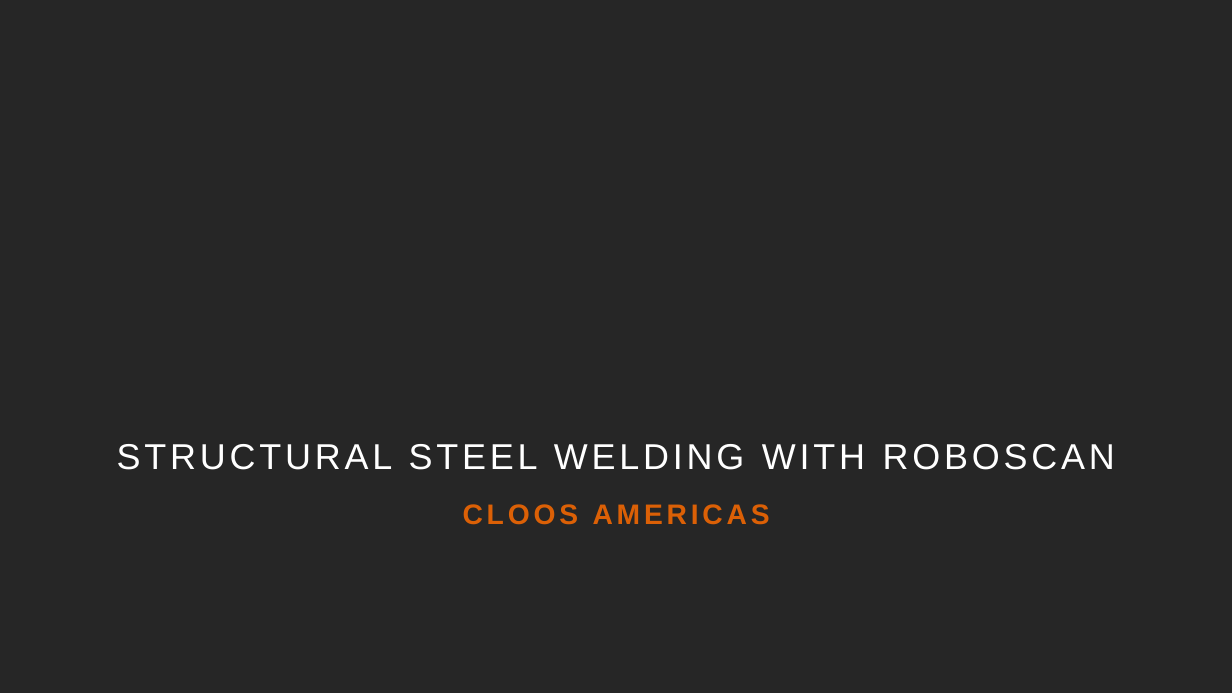
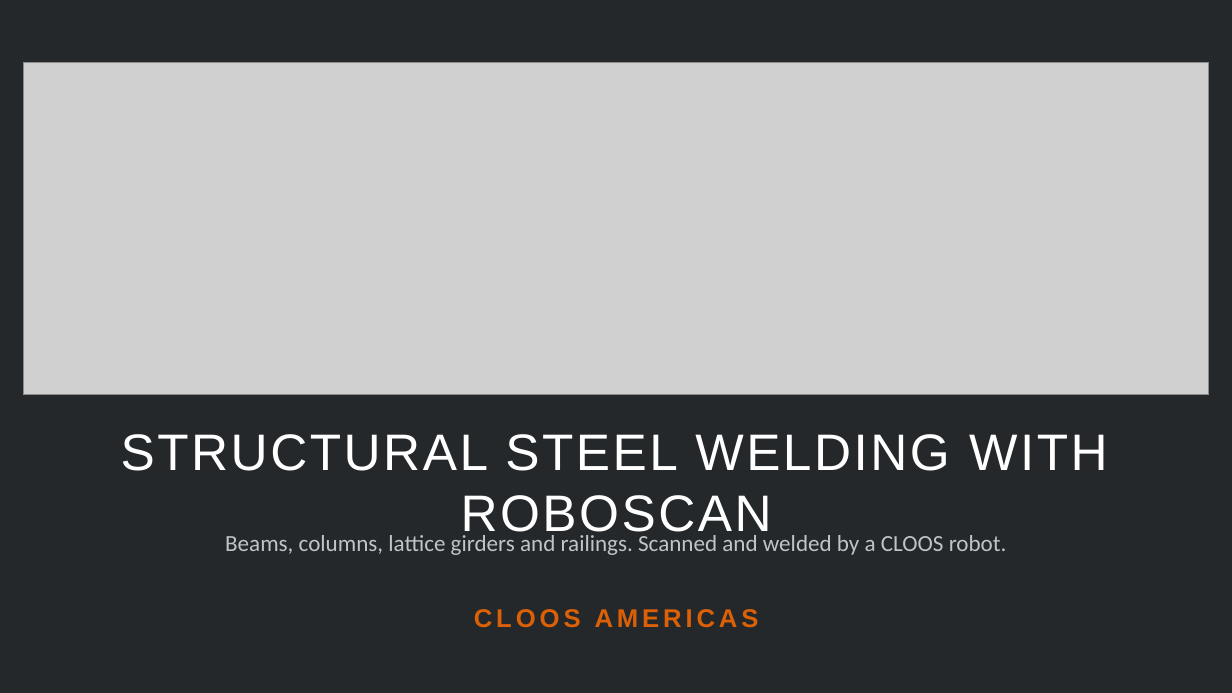
Before and after one commit to cloos-americas/roboscan-kit, a slide deck: slide 1 of CLOOS-RoboScan-Structural-Steel.pptx. Drawn at 1232x693 pixels with LibreOffice and Linux fonts; fonts in the diff are those of the drawing; grey boxes stand for pictures; background and template pictures are left out. Boxes give left, top, right and bottom in pixels: in the first picture for what was removed or moved away, otherwise in the second. Text is boxed around its words. In the diff, an @@ line names an element or a change of style, - is before the commit and + after.

```diff
--- a/CLOOS-RoboScan-Structural-Steel.pptx
+++ b/CLOOS-RoboScan-Structural-Steel.pptx
@@ rectangle added at (0,0,1232,693), fill #24282B @@
@@ picture added at (23,63,1209,396) @@
@@ text "STRUCTURAL STEEL WELDING WITH ROBOSCAN": place and size @@
-text "STRUCTURAL STEEL WELDING WITH ROBOSCAN" at (117,444,1115,470)
+text "STRUCTURAL STEEL WELDING WITH ROBOSCAN" at (121,434,1108,541)
@@ text "STRUCTURAL STEEL WELDING WITH ROBOSCAN" at (121,434,1108,541): size 28 to 40 pt, letter spacing 3 to 2 pt @@
@@ text added at (225,535,1007,555), 18 pt, text #BFC4C7 @@
+Beams, columns, lattice girders and railings. Scanned and welded by a CLOOS robot.
@@ text "CLOOS AMERICAS": place and size @@
-text "CLOOS AMERICAS" at (463,504,770,525)
+text "CLOOS AMERICAS" at (474,609,759,628)
@@ text "CLOOS AMERICAS" at (474,609,759,628): size 22 to 20 pt @@
```
Also in this commit, not shown: 1 other slide changed, 1 slide added, 1 slide removed, 14 other files.
